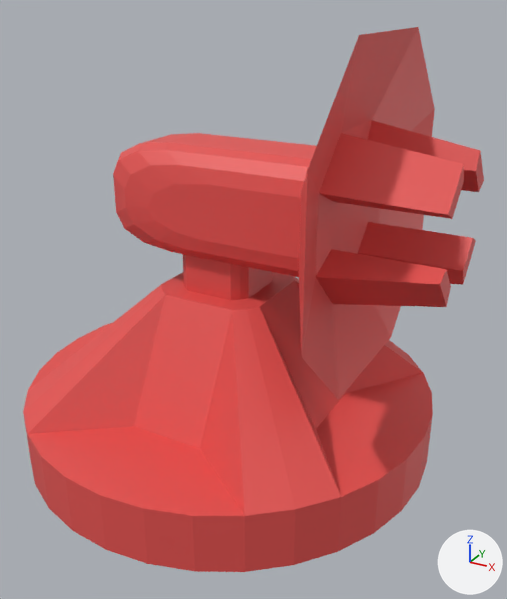
Two versions of the glTF model assets/models/towers/tower_microwave.gltf, one commit apart.
Camera for both pictures: a 50 mm camera at (0.0797, -0.1325, 0.0591) aimed at (0.0077, -0.0016, -0.0063). Arrows for +X, +Y and +Z are at lower right; the lights stay in place.

In view in the first picture: 'Tower_Base', 'Tower_Top_Microwave'.
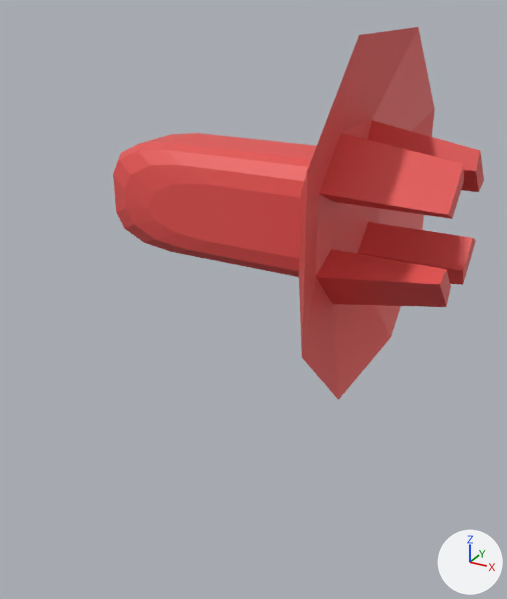
The newer file is also turned or shifted as a whole; pictures and numbers use the older file's frame.

Where the change shows, as pixel boxes [x1, y1, x2, y2] in the pictures (507 x 599 px):
'Tower_Base', deleted (red)
    before: [23, 254, 433, 572]

What the commit changed:
Object 'Tower_Base' (ob_tower_base) is deleted.
